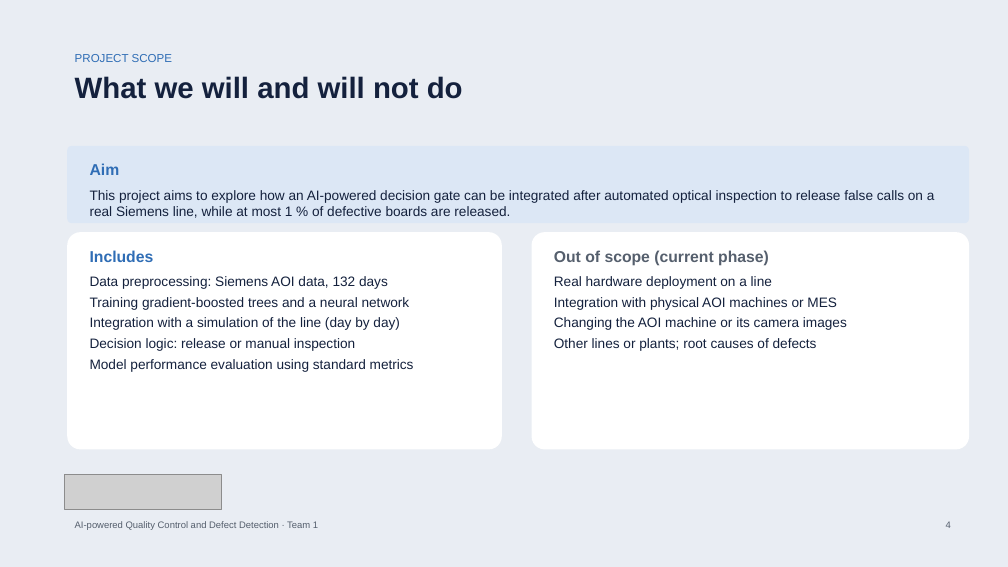
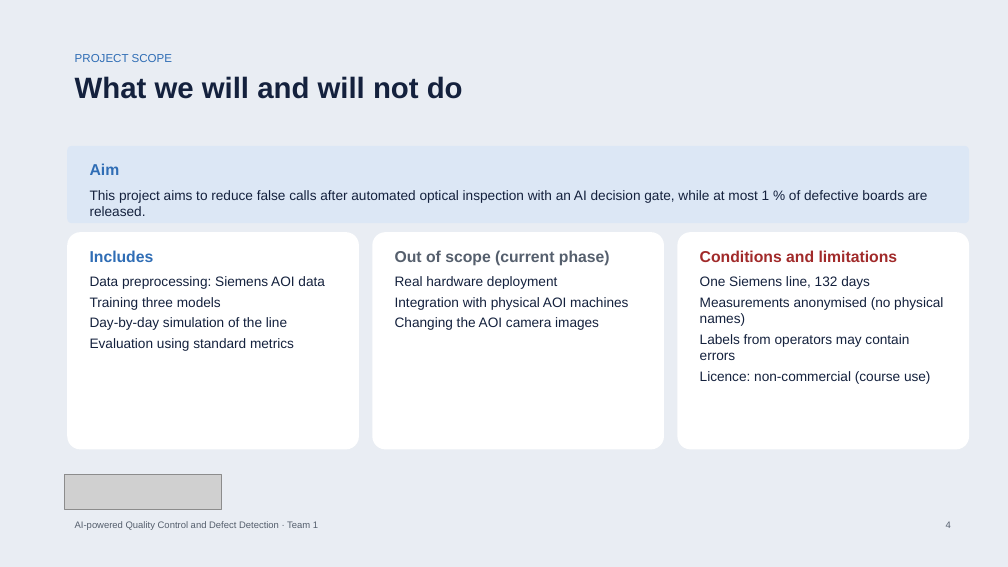
Before and after one commit to bodhi584/aoi-decision-gate, a slide deck: slide 4 of docs/slides_revised_topic.pptx. Drawn at 1008x567 pixels with LibreOffice and Linux fonts; fonts in the diff are those of the drawing; grey boxes stand for pictures. Boxes give left, top, right and bottom in pixels: in the first picture for what was removed or moved away, otherwise in the second. Text is boxed around its words. In the diff, an @@ line names an element or a change of style, - is before the commit and + after.

Commit message:
Standard models from the lecture tools (scikit-learn): logistic regression, random forest, neural network; focused proposal and 16 slides

```diff
--- a/docs/slides_revised_topic.pptx
+++ b/docs/slides_revised_topic.pptx
@@ text at bbox=[90, 190, 928, 216]: text changed @@
-This project aims to explore how an AI-powered decision gate can be integrated after automated optical inspection to release false calls on a real Siemens line, while at most 1 % of defective boards are released.
+This project aims to reduce false calls after automated optical inspection with an AI decision gate, while at most 1 % of defective boards are released.
@@ rounded rectangle: place and size @@
-rounded rectangle at bbox=[67, 232, 502, 449]
+rounded rectangle at bbox=[67, 232, 359, 449]
@@ rounded rectangle: place and size @@
-rounded rectangle at bbox=[532, 232, 969, 449]
+rounded rectangle at bbox=[373, 232, 665, 449]
@@ rounded rectangle added at bbox=[678, 232, 969, 449], fill #FFFFFF @@
@@ text "Out of scope (current phase)": place and size @@
-text "Out of scope (current phase)" at bbox=[554, 250, 769, 266]
+text "Out of scope (current phase)" at bbox=[395, 250, 610, 266]
@@ text added at bbox=[700, 250, 898, 262], 15 pt, text #A12A2A, bold @@
+Conditions and limitations
@@ text at bbox=[90, 276, 325, 351]: text changed @@
-Data preprocessing: Siemens AOI data, 132 days
-Training gradient-boosted trees and a neural network
-Integration with a simulation of the line (day by day)
-Decision logic: release or manual inspection
-Model performance evaluation using standard metrics
+Data preprocessing: Siemens AOI data
+Training three models
+Day-by-day simulation of the line
+Evaluation using standard metrics
@@ text at bbox=[395, 276, 628, 330]: text changed @@
-Real hardware deployment on a line
-Integration with physical AOI machines or MES
-Changing the AOI machine or its camera images
-Other lines or plants; root causes of defects
+Real hardware deployment
+Integration with physical AOI machines
+Changing the AOI camera images
@@ text added at bbox=[700, 276, 943, 384], 13 pt, text #14213D @@
+One Siemens line, 132 days
+Measurements anonymised (no physical names)
+Labels from operators may contain errors
+Licence: non-commercial (course use)
```
Also in this commit, not shown: 11 other slides changed, 3 slides added, 12 slides removed, 28 other files.
